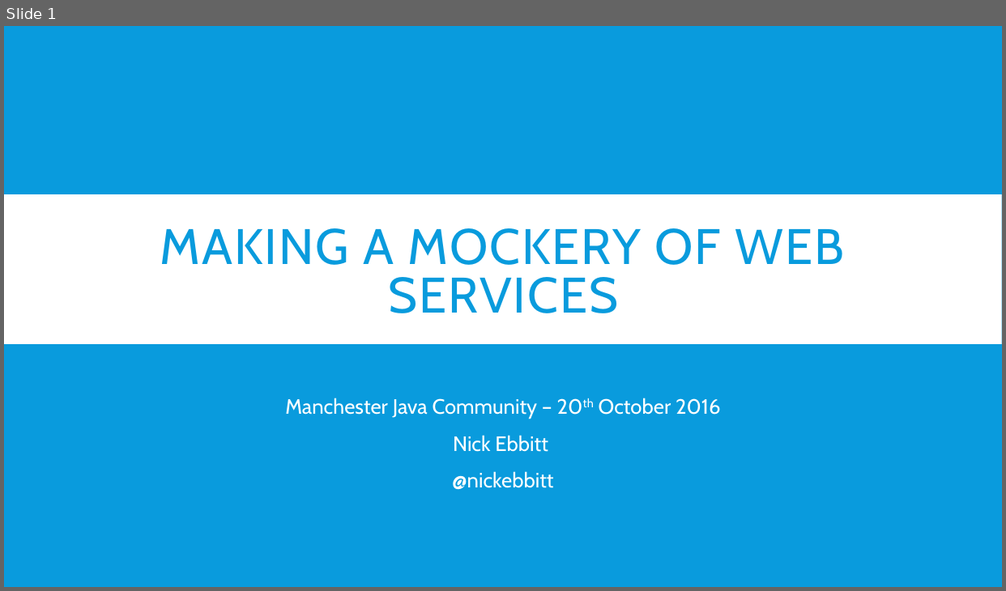
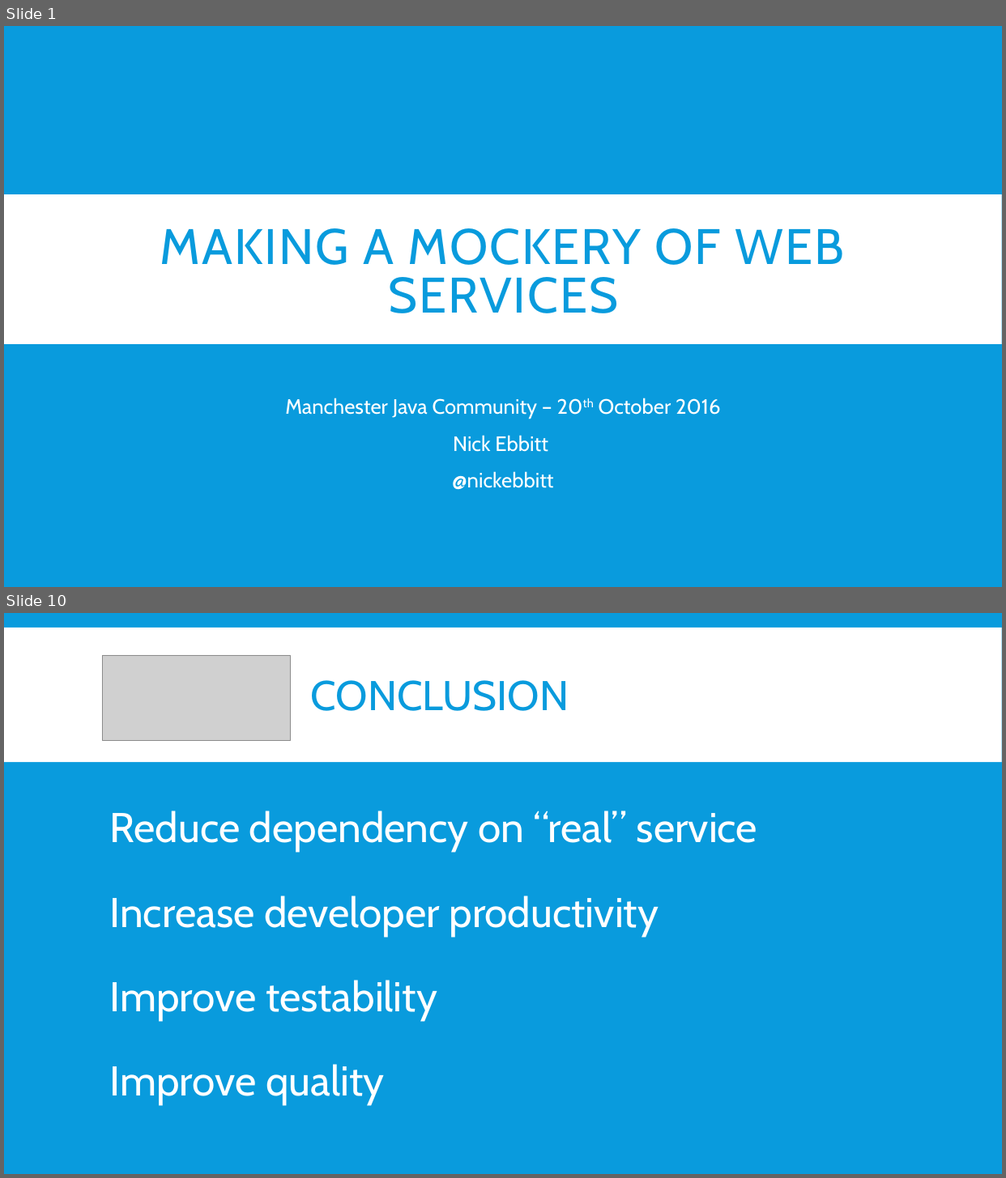
Before and after one commit to nickebbitt/wiremock-examples, a slide deck: wiremock-slides.pptx. Shown one above the other, each under a label of ours: slide 1 before the commit, slides 1 and 10 after it; the slides between them are not shown. The pictures are 1006x591 and 1006x1178 pixels, drawn with LibreOffice and Linux fonts; fonts in the diff are those of the drawing; grey boxes stand for pictures. Boxes give left, top, right and bottom in pixels: in the first picture for what was removed or moved away, otherwise in the second. Text is boxed around its words. In the diff, an @@ line names an element or a change of style, - is before the commit and + after.

```diff
--- a/wiremock-slides.pptx
+++ b/wiremock-slides.pptx
@@ slide 10 added at (x1=4, y1=613, x2=1002, y2=1174), background #099BDD @@
@@ rectangle added at (x1=4, y1=628, x2=1002, y2=762), fill #FFFFFF @@
@@ picture added at (x1=103, y1=655, x2=291, y2=741) @@
@@ title added at (x1=311, y1=680, x2=569, y2=711), 40 pt, text #099BDD @@
+CONCLUSION
@@ text added at (x1=110, y1=811, x2=757, y2=1105), 40 pt, text #FFFFFF @@
+Reduce dependency on “real” service
+Increase developer productivity
+Improve testability
+Improve quality
```
Also in this commit, not shown: 7 slides changed, 2 other slides added, 1 slide removed, 3 other files.
